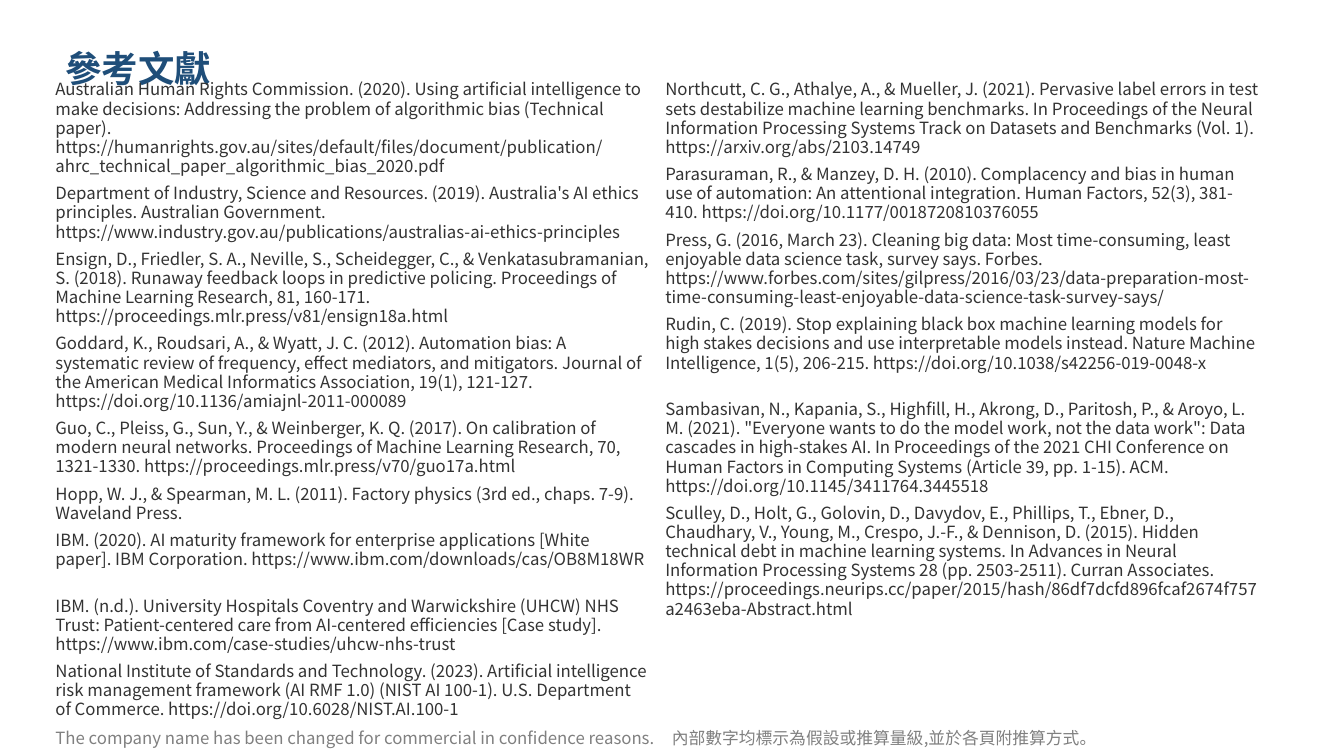
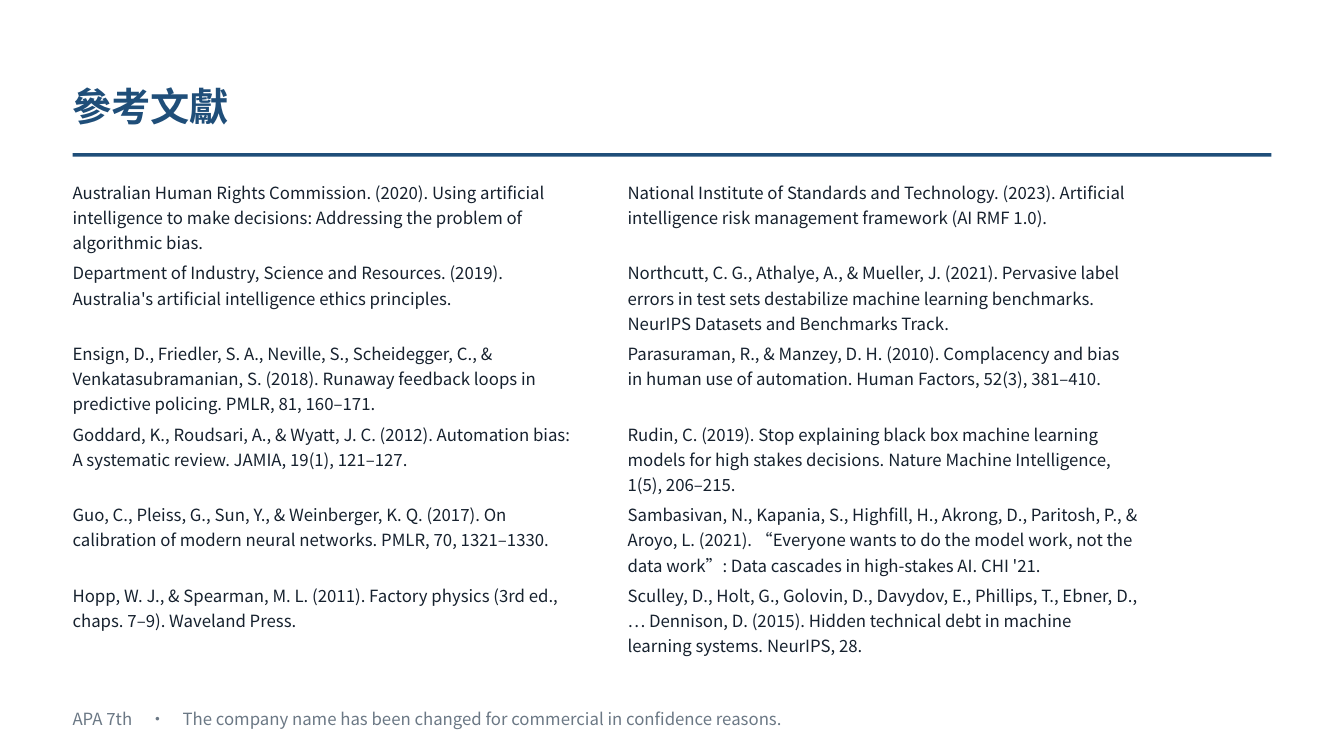
Before and after one commit to pokai-huang0828/UTS_workspace, a slide deck: slide 12 of Artificial Intelligence for Enterprises/Assessment3/Huang_26254793_421104_Assessment 3.pptx. Drawn at 1344x756 pixels with LibreOffice and Linux fonts; fonts in the diff are those of the drawing. Boxes give left, top, right and bottom in pixels: in the first picture for what was removed or moved away, otherwise in the second. Text is boxed around its words. In the diff, an @@ line names an element or a change of style, - is before the commit and + after.

```diff
--- a/Artificial Intelligence for Enterprises/Assessment3/Huang_26254793_421104_Assessment 3.pptx
+++ b/Artificial Intelligence for Enterprises/Assessment3/Huang_26254793_421104_Assessment 3.pptx
@@ text removed at <box>55,78,641,176</box> @@
-Australian Human Rights Commission. (2020). Using artificial intelligence to make decisions: Addressing the problem of algorithmic bias (Technical paper). https://humanrights.gov.au/sites/default/files/document/publication/ahrc_technical_paper_algorithmic_bias_2020.pdf
@@ text "參考文獻": place and size @@
-text "參考文獻" at <box>65,51,211,92</box>
+text "參考文獻" at <box>73,87,230,125</box>
@@ text "參考文獻" at <box>73,87,230,125</box>: size 26 to 28 pt @@
@@ rectangle added at <box>73,153,1271,157</box>, fill #1F4E79 @@
@@ text at <box>73,185,544,253</box>: text changed; text colour #333333 to #16212E @@
-Department of Industry, Science and Resources. (2019). Australia's AI ethics principles. Australian Government. https://www.industry.gov.au/publications/australias-ai-ethics-principles
+Australian Human Rights Commission. (2020). Using artificial intelligence to make decisions: Addressing the problem of algorithmic bias.
@@ text at <box>628,185,1125,228</box>: text changed; text colour #333333 to #16212E @@
-National Institute of Standards and Technology. (2023). Artificial intelligence risk management framework (AI RMF 1.0) (NIST AI 100-1). U.S. Department of Commerce. https://doi.org/10.6028/NIST.AI.100-1
+National Institute of Standards and Technology. (2023). Artificial intelligence risk management framework (AI RMF 1.0).
@@ text removed at <box>665,232,1249,307</box> @@
-Press, G. (2016, March 23). Cleaning big data: Most time-consuming, least enjoyable data science task, survey says. Forbes. https://www.forbes.com/sites/gilpress/2016/03/23/data-preparation-most-time-consuming-least-enjoyable-data-science-task-survey-says/
@@ text added at <box>73,265,503,309</box>, 12 pt, text #16212E @@
+Department of Industry, Science and Resources. (2019). Australia's artificial intelligence ethics principles.
@@ text at <box>628,265,1120,330</box>: text changed; text colour #333333 to #16212E @@
-Northcutt, C. G., Athalye, A., & Mueller, J. (2021). Pervasive label errors in test sets destabilize machine learning benchmarks. In Proceedings of the Neural Information Processing Systems Track on Datasets and Benchmarks (Vol. 1). https://arxiv.org/abs/2103.14749
+Northcutt, C. G., Athalye, A., & Mueller, J. (2021). Pervasive label errors in test sets destabilize machine learning benchmarks. NeurIPS Datasets and Benchmarks Track.
@@ text at <box>73,346,536,415</box>: text changed; text colour #333333 to #16212E @@
-Ensign, D., Friedler, S. A., Neville, S., Scheidegger, C., & Venkatasubramanian, S. (2018). Runaway feedback loops in predictive policing. Proceedings of Machine Learning Research, 81, 160-171. https://proceedings.mlr.press/v81/ensign18a.html
+Ensign, D., Friedler, S. A., Neville, S., Scheidegger, C., & Venkatasubramanian, S. (2018). Runaway feedback loops in predictive policing. PMLR, 81, 160–171.
@@ text at <box>628,346,1119,388</box>: text changed; text colour #333333 to #16212E @@
-Parasuraman, R., & Manzey, D. H. (2010). Complacency and bias in human use of automation: An attentional integration. Human Factors, 52(3), 381-410. https://doi.org/10.1177/0018720810376055
+Parasuraman, R., & Manzey, D. H. (2010). Complacency and bias in human use of automation. Human Factors, 52(3), 381–410.
@@ text at <box>73,427,570,470</box>: text changed; text colour #333333 to #16212E @@
-Goddard, K., Roudsari, A., & Wyatt, J. C. (2012). Automation bias: A systematic review of frequency, effect mediators, and mitigators. Journal of the American Medical Informatics Association, 19(1), 121-127. https://doi.org/10.1136/amiajnl-2011-000089
+Goddard, K., Roudsari, A., & Wyatt, J. C. (2012). Automation bias: A systematic review. JAMIA, 19(1), 121–127.
@@ text at <box>628,427,1110,494</box>: text changed; text colour #333333 to #16212E @@
-Rudin, C. (2019). Stop explaining black box machine learning models for high stakes decisions and use interpretable models instead. Nature Machine Intelligence, 1(5), 206-215. https://doi.org/10.1038/s42256-019-0048-x
+Rudin, C. (2019). Stop explaining black box machine learning models for high stakes decisions. Nature Machine Intelligence, 1(5), 206–215.
@@ text at <box>73,507,549,549</box>: text changed; text colour #333333 to #16212E @@
-Guo, C., Pleiss, G., Sun, Y., & Weinberger, K. Q. (2017). On calibration of modern neural networks. Proceedings of Machine Learning Research, 70, 1321-1330. https://proceedings.mlr.press/v70/guo17a.html
+Guo, C., Pleiss, G., Sun, Y., & Weinberger, K. Q. (2017). On calibration of modern neural networks. PMLR, 70, 1321–1330.
@@ text at <box>628,507,1133,577</box>: text changed; text colour #333333 to #16212E @@
-Sambasivan, N., Kapania, S., Highfill, H., Akrong, D., Paritosh, P., & Aroyo, L. M. (2021). "Everyone wants to do the model work, not the data work": Data cascades in high-stakes AI. In Proceedings of the 2021 CHI Conference on Human Factors in Computing Systems (Article 39, pp. 1-15). ACM. https://doi.org/10.1145/3411764.3445518
+Sambasivan, N., Kapania, S., Highfill, H., Akrong, D., Paritosh, P., & Aroyo, L. (2021). “Everyone wants to do the model work, not the data work”: Data cascades in high-stakes AI. CHI '21.
@@ text removed at <box>55,532,644,569</box> @@
-IBM. (2020). AI maturity framework for enterprise applications [White paper]. IBM Corporation. https://www.ibm.com/downloads/cas/OB8M18WR
@@ text removed at <box>55,598,619,654</box> @@
-IBM. (n.d.). University Hospitals Coventry and Warwickshire (UHCW) NHS Trust: Patient-centered care from AI-centered efficiencies [Case study]. https://www.ibm.com/case-studies/uhcw-nhs-trust
@@ text at <box>73,588,558,631</box>: text changed; text colour #333333 to #16212E @@
-Hopp, W. J., & Spearman, M. L. (2011). Factory physics (3rd ed., chaps. 7-9). Waveland Press.
+Hopp, W. J., & Spearman, M. L. (2011). Factory physics (3rd ed., chaps. 7–9). Waveland Press.
@@ text at <box>628,588,1137,656</box>: text changed; text colour #333333 to #16212E @@
-Sculley, D., Holt, G., Golovin, D., Davydov, E., Phillips, T., Ebner, D., Chaudhary, V., Young, M., Crespo, J.-F., & Dennison, D. (2015). Hidden technical debt in machine learning systems. In Advances in Neural Information Processing Systems 28 (pp. 2503-2511). Curran Associates. https://proceedings.neurips.cc/paper/2015/hash/86df7dcfd896fcaf2674f757a2463eba-Abstract.html
+Sculley, D., Holt, G., Golovin, D., Davydov, E., Phillips, T., Ebner, D., … Dennison, D. (2015). Hidden technical debt in machine learning systems. NeurIPS, 28.
@@ text at <box>73,711,782,729</box>: text changed; text colour #808080 to #6B7885 @@
-The company name has been changed for commercial in confidence reasons. 內部數字均標示為假設或推算量級,並於各頁附推算方式。
+APA 7th · The company name has been changed for commercial in confidence reasons.
```
Also in this commit, not shown: 6 other slides changed, 5 slides added, 5 slides removed, 5 other files.
